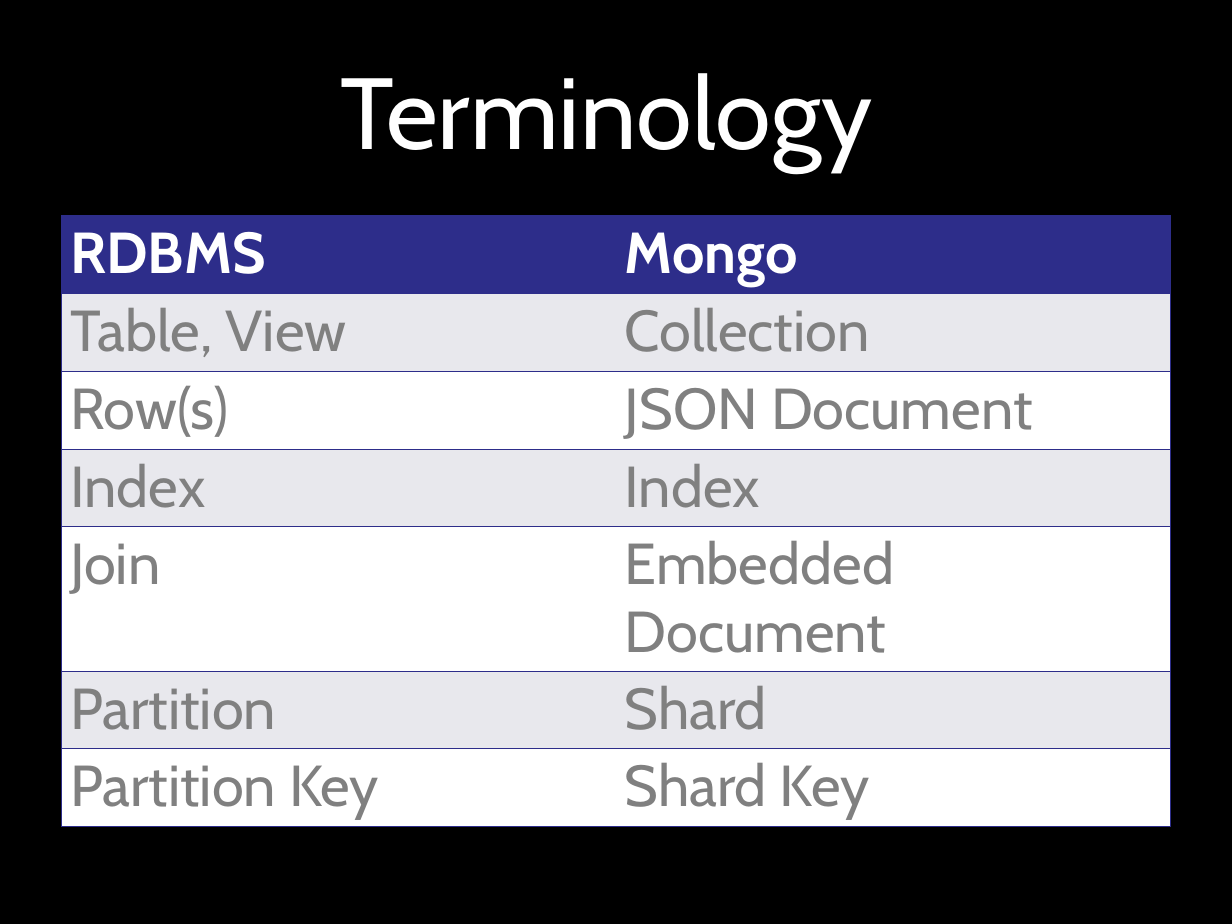
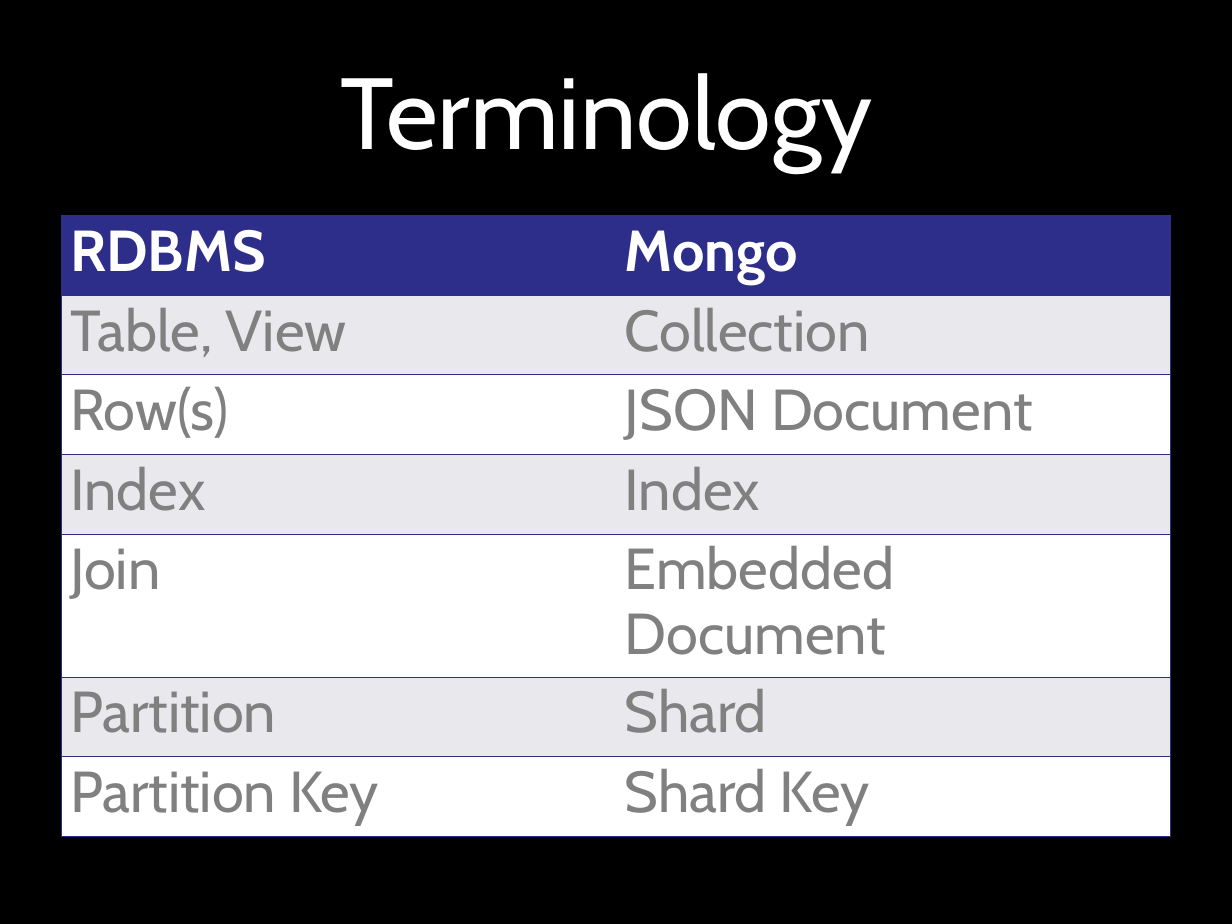
Before and after one commit to cocoon-project/restful-workshop, a slide deck: slide 8 of doc/Building Web Applications with MongoDB Presentation.ppt. Drawn at 1232x924 pixels with LibreOffice and Linux fonts; fonts in the diff are those of the drawing. Boxes give left, top, right and bottom in pixels: in the first picture for what was removed or moved away, otherwise in the second. Text is boxed around its words. In the diff, an @@ line names an element or a change of style, - is before the commit and + after.

```diff
--- a/doc/Building Web Applications with MongoDB Presentation.ppt
+++ b/doc/Building Web Applications with MongoDB Presentation.ppt
@@ table at (62, 216, 1170, 829) @@
@@ line spacing 0.96 to 0.92 @@
```
Also in this commit, not shown: 1 other slide changed, 5 other files.
